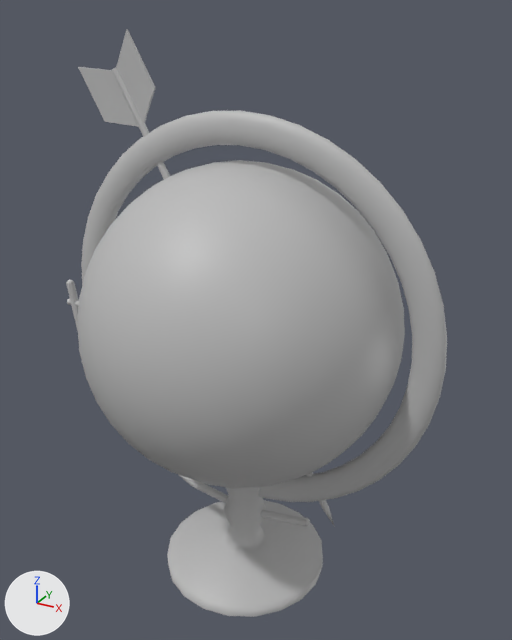
One commit to the FBX model narrative-unity/Assets/Models/Environments/Level1/Assets/FBX/globe.fbx: the scene before it, then after it.
The view is the same before and after, from a 50 mm camera at (0.632, -1.092, 0.571) aimed at (0.013, 0.033, 0.009). The axes (+X, +Y, +Z) are drawn at lower left. The lights are the same throughout. Where no turn or scale is listed for an object, it has been applied to the vertices.
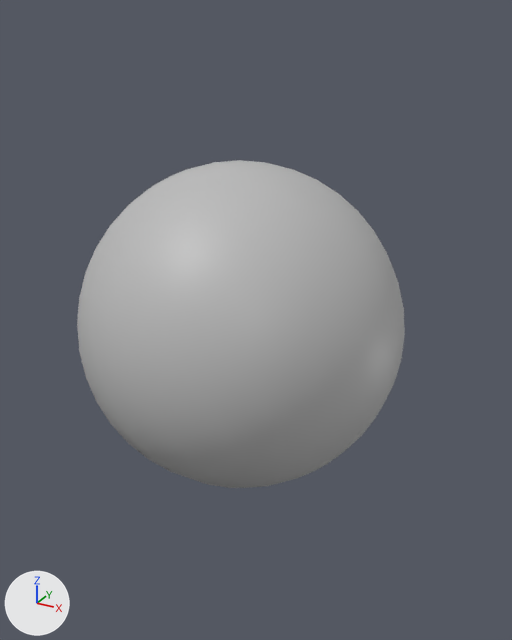
Diff of the bpy script that builds the scene:
```diff
--- a/narrative-unity/Assets/Models/Environments/Level1/Assets/FBX/globe.fbx.py
+++ b/narrative-unity/Assets/Models/Environments/Level1/Assets/FBX/globe.fbx.py
@@ ob_pcylinder6 @@
-ob_pcylinder6 = bpy.data.objects.new('pCylinder6', me_mesh_001)
-ob_pcylinder6.location = (-0.001, 0.0, 0.012)
```

Pixel boxes (x1, y1, x2, y2) of what changed, in the pictures (512 x 640 px):
'pCylinder6', deleted: before (66, 29, 447, 617)
